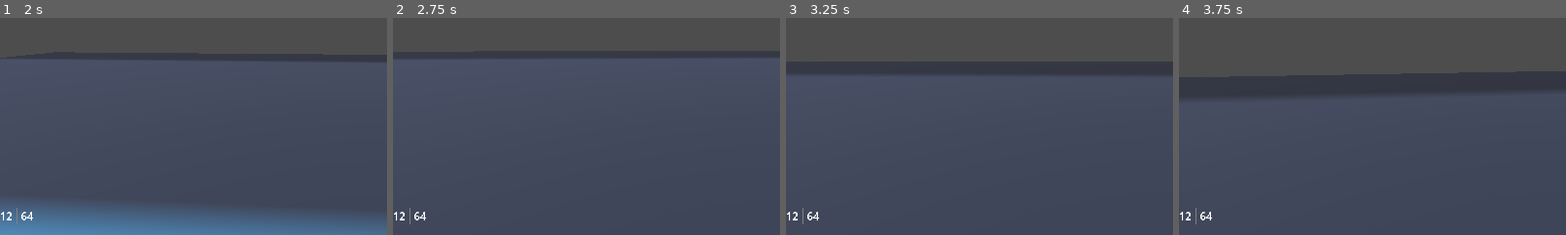
Above: before the commit, frames 1-4 (left to right).
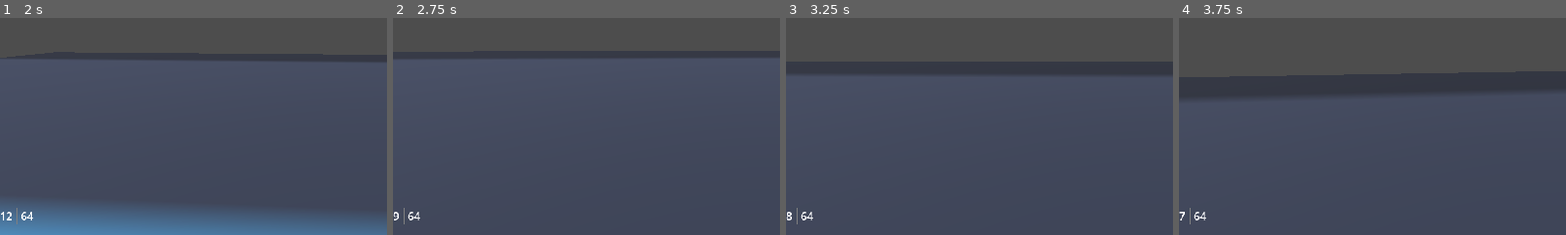
Above: after the commit, the same moments.

Repository: mabanana/FPS-Project-A
Game: Godot game, scene res://test_scene.tscn
Two runs of this game, one before a commit and one after it. Both use one fixed random seed, a clock stepped at 60 frames per second and the inputs below. The engine's default icon, where the game draws it, is replaced by a stand-in: a white triangle on a blue panel in a dark square.
Inputs (mouse positions are % of the whole screen's width and height, from its top left):
- Up to frame 1 (2 s): tap Enter (ui_accept) at 0.5, 0.77, 1.52 s; move the mouse to (55, 50) at 0.52 s; press the mouse at (55, 50) at 0.53 s; hold Up (ui_up) from 0.53 s (still down); move the mouse to (45, 50) at 1.27 s; release the mouse at (45, 50) at 1.28 s; click (45, 50) at 1.35 s
- Up to frame 2 (2.75 s): keep holding Up (ui_up); move the mouse to (52, 48) at 2.02 s; press the mouse at (52, 48) at 2.03 s
- Up to frame 3 (3.25 s): keep holding Up (ui_up); move the mouse to (49, 52) at 2.77 s; release the mouse at (49, 52) at 2.78 s; click (49, 52) at 2.85 s; tap Enter (ui_accept) at 3.02 s
- Up to frame 4 (3.75 s): keep holding Up (ui_up); move the mouse to (57, 51) at 3.52 s; press the mouse at (57, 51) at 3.53 s
The pictures show only the part of the screen within x 0-50%, y 50-100%; the shares and areas given below are measured in that part.

Frame 1 is identical in both runs. In frame 2, 0.2% of the frame differs, in the area x 0-9%, y 87-96%; in frame 3, 0.2%; in frame 4, 0.2%.

Commit message:
Add HUD controller

Diff:
--- /dev/null
+++ b/hud.gd
@@ -0,0 +1,15 @@
+extends Control
+class_name hud_controller
+
+var ammo = 100
+var mag = 12
+var hp = 100
+
+@onready var ammo_label = %Total
+@onready var mag_label = %Magazine
+@onready var hp_label = %HpValue
+
+func update():
+	ammo_label.text = str(ammo)
+	mag_label.text = str(mag)
+	hp_label.text = str(hp)
--- a/hud.tscn
+++ b/hud.tscn
@@ -1,4 +1,6 @@
-[gd_scene load_steps=2 format=3 uid="uid://cix1j6ynfe7pn"]
+[gd_scene load_steps=3 format=3 uid="uid://cix1j6ynfe7pn"]
+
+[ext_resource type="Script" path="res://hud.gd" id="1_y46dv"]
 
 [sub_resource type="PlaceholderTexture2D" id="PlaceholderTexture2D_bawmo"]
 
@@ -9,6 +11,7 @@
 anchor_bottom = 1.0
 grow_horizontal = 2
 grow_vertical = 2
+script = ExtResource("1_y46dv")
 
 [node name="Control" type="Control" parent="."]
 layout_mode = 1
@@ -47,6 +50,7 @@
 layout_mode = 2
 
 [node name="HpValue" type="Label" parent="VBoxContainer/HP"]
+unique_name_in_owner = true
 layout_mode = 2
 text = "100"
 
@@ -63,6 +67,7 @@
 layout_mode = 2
 
 [node name="Magazine" type="Label" parent="VBoxContainer2/Ammo"]
+unique_name_in_owner = true
 layout_mode = 2
 text = "12"
 
@@ -70,5 +75,6 @@
 layout_mode = 2
 
 [node name="Total" type="Label" parent="VBoxContainer2/Ammo"]
+unique_name_in_owner = true
 layout_mode = 2
 text = "64"
--- a/player.gd
+++ b/player.gd
@@ -2,6 +2,7 @@
 
 @onready var camera = %Camera3D
 @onready var gun = %Gun
+@onready var hud = $"../UI"
 @export var MOUSE_SENSITIVITY = 0.001
 const SPEED = 5.0
 const JUMP_VELOCITY = 4.5
@@ -9,6 +10,8 @@
 const RAY_LENGTH = 1000
 
 var trigger : bool = false
+var ammo_count : int = 64
+var hp : int = 100
 
 
 func _ready():
@@ -54,6 +57,10 @@
 	move_and_slide()
 
 func _process(delta):
+	hud.mag = gun.mag_curr
+	hud.ammo = ammo_count
+	hud.hp = hp
+	hud.update()
 	if trigger:
 		var view_direction = Vector3(camera.rotation.x, rotation.y, 0)
 		if gun.shoot():
